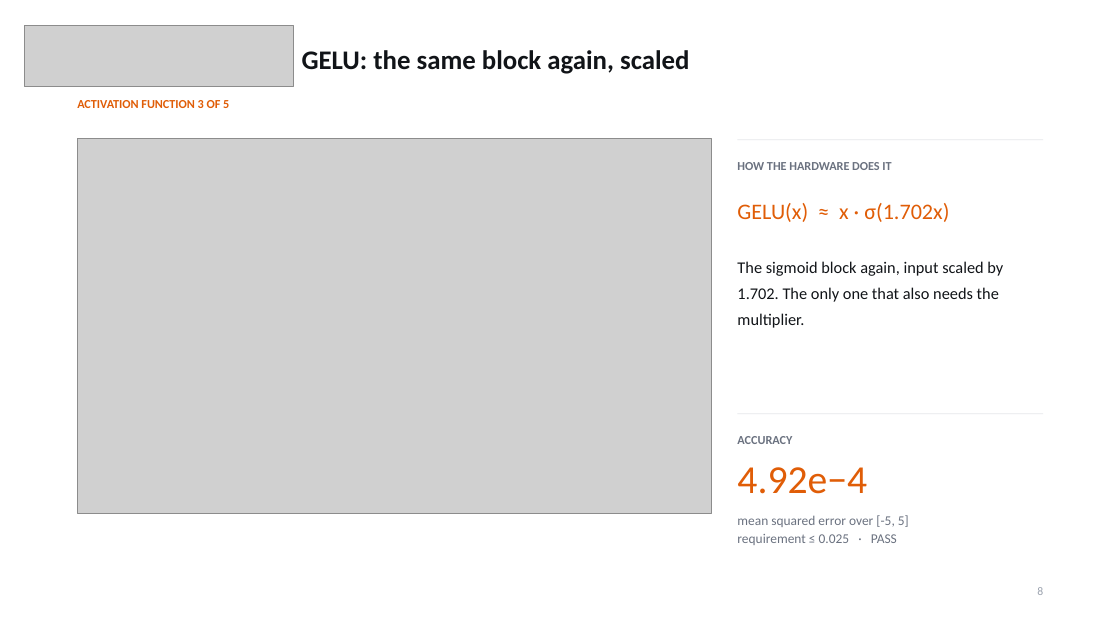
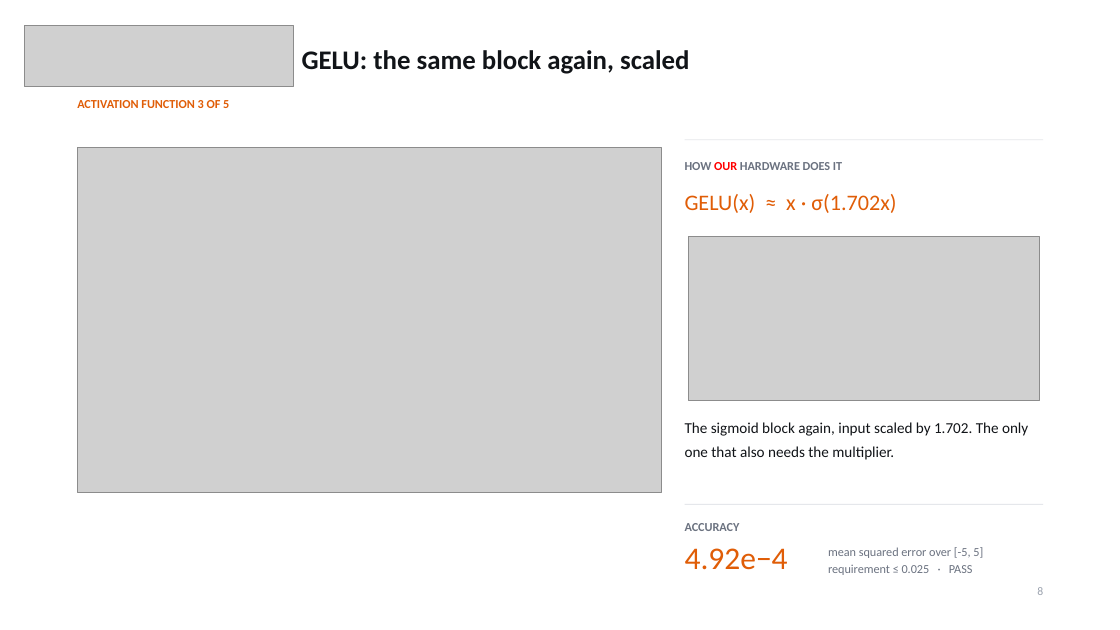
Before and after one commit to saleh2411/DLX-NN, a slide deck: slide 8 of Documents/DLX-NN_Final_Presentation.pptx. Drawn at 1120x630 pixels with LibreOffice and Linux fonts; fonts in the diff are those of the drawing; grey boxes stand for pictures. Boxes give left, top, right and bottom in pixels: in the first picture for what was removed or moved away, otherwise in the second. Text is boxed around its words. In the diff, an @@ line names an element or a change of style, - is before the commit and + after.

```diff
--- a/Documents/DLX-NN_Final_Presentation.pptx
+++ b/Documents/DLX-NN_Final_Presentation.pptx
@@ picture: place and size @@
-picture at (77,138,712,513)
+picture at (77,148,661,493)
@@ rectangle: place and size @@
-rectangle at (738,139,1044,140)
+rectangle at (685,139,1044,140)
@@ text at (685,162,842,170): text changed @@
-HOW THE HARDWARE DOES IT
+HOW OUR HARDWARE DOES IT
@@ text "GELU(x) ≈ x · σ(1.702x)": place and size @@
-text "GELU(x) ≈ x · σ(1.702x)" at (737,203,949,222)
+text "GELU(x) ≈ x · σ(1.702x)" at (685,194,896,213)
@@ picture added at (689,237,1040,401) @@
@@ text "The sigmoid block again, input ...": place and size @@
-text "The sigmoid block again, input ..." at (737,261,1003,328)
+text "The sigmoid block again, input ..." at (685,422,1028,460)
@@ text "The sigmoid block again, input ..." at (685,422,1028,460): size 14 to 13 pt; line spacing 1.34 to 1.3 @@
@@ rectangle: place and size @@
-rectangle at (738,413,1044,414)
+rectangle at (685,504,1044,505)
@@ text "ACCURACY": place and size @@
-text "ACCURACY" at (737,436,792,444)
+text "ACCURACY" at (685,523,740,531)
@@ text "4.92e−4": place and size @@
-text "4.92e−4" at (737,467,867,494)
+text "4.92e−4" at (685,548,788,570)
@@ text "4.92e−4" at (685,548,788,570): size 34 to 27 pt @@
@@ text "mean squared error over [-5, ...": place and size @@
-text "mean squared error over [-5, ..." at (737,515,909,545)
+text "mean squared error over [-5, ..." at (828,547,983,575)
@@ text "mean squared error over [-5, ..." at (828,547,983,575): size 11.5 to 10.5 pt; line spacing 1.1 to 1.14 @@
```
Also in this commit, not shown: 14 other slides changed.
